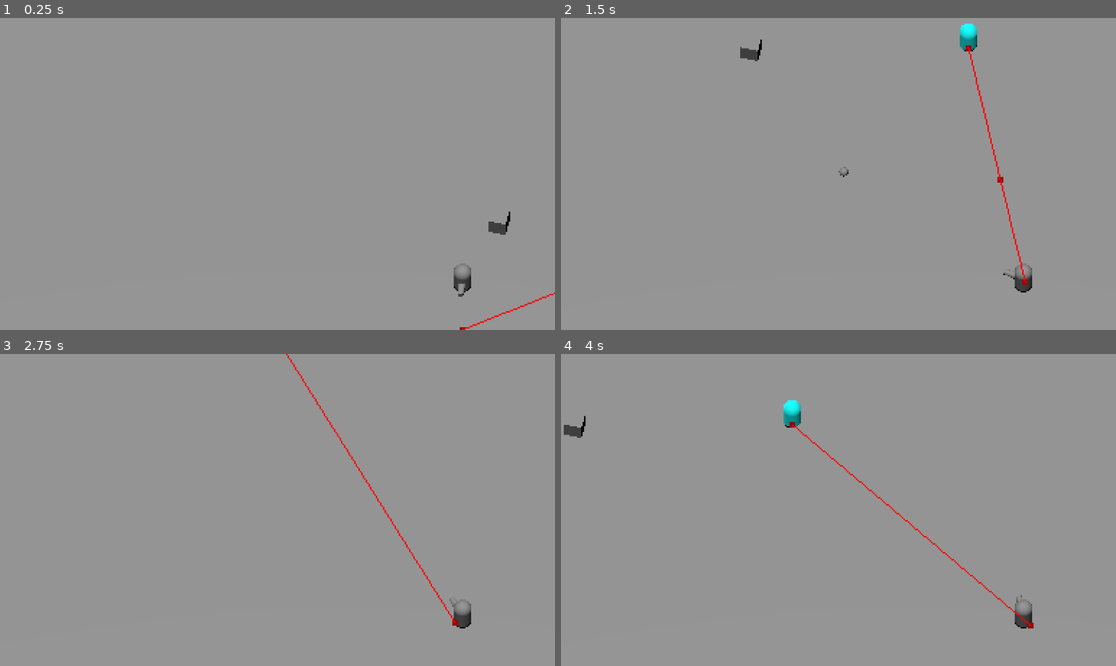
Above: before the commit, frames 1-4 (two rows, left to right).
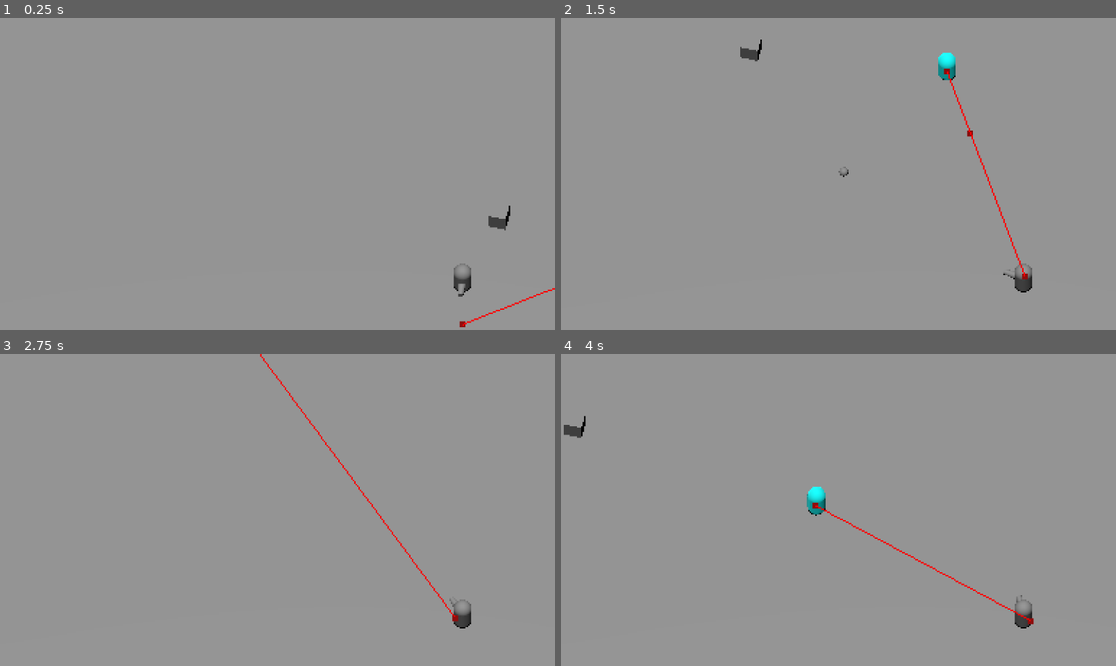
Above: after the commit, the same moments.

Repository: Iussaeus/JameGamePS2024.2
Game: Godot game, scene res://Scenes/TestWorld.tscn
The game is run twice, just before and just after one commit, with the same random seed, the same clock (stepped at 60 frames per second) and the same inputs.
Inputs (mouse positions are in pixels of both pictures, inside the frame that each line leads up to):
- Up to frame 1 (0.25 s): no input
- Up to frame 2 (1.5 s): move the mouse to (960, 158) at 0.52 s; hold D (right) 0.53-1.28 s; hold E (interact) 0.53-1.28 s; move the mouse to (727, 189) at 1.27 s; hold S (backward) from 1.28 s (still down); click (727, 189) at 1.35 s
- Up to frame 3 (2.75 s): move the mouse to (333, 441) at 2.02 s; release S (backward) at 2.03 s; hold D (right) from 2.03 s (still down); tap Space (space) at 2.1 s
- Up to frame 4 (4 s): move the mouse to (810, 572) at 2.77 s; release D (right) at 2.78 s; hold W (forward) 2.78-3.53 s; tap E (interact) at 2.85 s; move the mouse to (1005, 556) at 3.52 s; hold A (left) from 3.53 s (still down); click (1005, 556) at 3.6 s

The runs differ from the first frame. In frame 1, 0.4% of the frame differs, in the area x 82-100%, y 60-100%; in frame 2, 1.0%; in frame 3, 0.6%; in frame 4, 1.0%, in the area x 40-86%, y 14-88%.

Commit message:
super basic pathfinding

Diff:
--- a/Scenes/Enemy.tscn
+++ b/Scenes/Enemy.tscn
@@ -1,6 +1,7 @@
-[gd_scene load_steps=5 format=3 uid="uid://rwbu6ubjvlch"]
+[gd_scene load_steps=6 format=3 uid="uid://rwbu6ubjvlch"]
 
 [ext_resource type="Script" path="res://Scripts/enemy_controller.gd" id="1_se7fd"]
+[ext_resource type="PackedScene" uid="uid://bs5lss2iex8sv" path="res://Scenes/Dummy.tscn" id="2_sfhnl"]
 
 [sub_resource type="StandardMaterial3D" id="StandardMaterial3D_b2hq3"]
 albedo_color = Color(0, 1, 1, 1)
@@ -11,10 +12,12 @@
 [sub_resource type="CapsuleShape3D" id="CapsuleShape3D_mb8m5"]
 
 [node name="Enemy" type="CharacterBody3D"]
+transform = Transform3D(1, 0, 0, 0, 1, 0, 0, 0, 1, 0, 1, 0)
 disable_mode = 2
 collision_layer = 4
 collision_mask = 7
 script = ExtResource("1_se7fd")
+dummy = ExtResource("2_sfhnl")
 
 [node name="MeshInstance3D" type="MeshInstance3D" parent="."]
 mesh = SubResource("CapsuleMesh_3v57p")
@@ -25,6 +28,7 @@
 [node name="NavigationAgent3D" type="NavigationAgent3D" parent="."]
 avoidance_enabled = true
 height = 2.0
+radius = 1.5
 debug_enabled = true
 debug_path_custom_color = Color(1, 0, 1, 1)
 debug_path_custom_point_size = 10.8
--- a/Scenes/TestWorld.tscn
+++ b/Scenes/TestWorld.tscn
@@ -8,12 +8,13 @@
 [ext_resource type="PackedScene" uid="uid://bs5lss2iex8sv" path="res://Scenes/Dummy.tscn" id="4_qvvdx"]
 
 [sub_resource type="NavigationMesh" id="NavigationMesh_r8cni"]
-vertices = PackedVector3Array(-49.5, 0.5, -49.5, -49.5, 0.5, 49.5, 49.5, 0.5, 49.5, 49.5, 0.5, -49.5)
+vertices = PackedVector3Array(-49.5, 1, -49.5, -49.5, 1, 49.5, 49.5, 1, 49.5, 49.5, 1, -49.5)
 polygons = [PackedInt32Array(3, 2, 0), PackedInt32Array(0, 2, 1)]
 agent_height = 2.0
 
 [sub_resource type="PlaneMesh" id="PlaneMesh_no4hk"]
 size = Vector2(100, 100)
+center_offset = Vector3(0, 0.5, 0)
 
 [sub_resource type="BoxShape3D" id="BoxShape3D_7s4rh"]
 size = Vector3(100, 1, 100)
@@ -64,11 +65,11 @@
 transform = Transform3D(1, 0, 0, 0, 0.160674, 0.987008, 0, -0.987008, 0.160674, 0, 66.5205, -3.52873)
 
 [node name="Box" parent="SubViewportContainer/SubViewport" instance=ExtResource("3_x2yjo")]
-transform = Transform3D(1, 0, 0, 0, 1, 0, 0, 0, 1, 2.66265, 2.09465, 13.0976)
+transform = Transform3D(1, 0, 0, 0, 1, 0, 0, 0, 1, 2.66265, 2.59623, 13.0976)
 
 [node name="Dummy" parent="SubViewportContainer/SubViewport" instance=ExtResource("4_qvvdx")]
 transform = Transform3D(1, 0, 0, 0, 1, 0, 0, 0, 1, 0, 4.38, 0)
 
 [node name="Enemy" parent="SubViewportContainer/SubViewport" instance=ExtResource("2_4lv5d")]
-transform = Transform3D(1, 0, 0, 0, 1, 0, 0, 0, 1, 14.1982, 0.950208, 9.90142)
-movement_speed = 1.0
+transform = Transform3D(1, 0, 0, 0, 1, 0, 0, 0, 1, 14.1982, 2.03313, 9.90142)
+movement_speed = 2.0
--- a/Scripts/enemy_controller.gd
+++ b/Scripts/enemy_controller.gd
@@ -2,13 +2,15 @@
 
 
 @export var movement_speed: float = 20
+@export var dummy: PackedScene
+
 @onready var navigation_agent: NavigationAgent3D = get_node("NavigationAgent3D")
+
 
 func _ready() -> void:
 	set_physics_process(false)
 	call_deferred("set_map")
 
-	set_movement_target(Global.player.global_position)
 	navigation_agent.velocity_computed.connect(_on_velocity_computed)
 
 
@@ -16,8 +18,10 @@
 func _physics_process(_delta: float) -> void:
 
 	var next_path_position: Vector3 = navigation_agent.get_next_path_position()
-	var new_velocity: Vector3 = global_position.direction_to(next_path_position) * movement_speed
-	print("next_point %v, velocity %v" % [next_path_position, new_velocity])
+	var new_velocity := global_position.direction_to(next_path_position) * movement_speed
+
+	# print("next_point %v, velocity %v" % [next_path_position, new_velocity])
+
 	if navigation_agent.avoidance_enabled:
 		navigation_agent.set_velocity(new_velocity)
 	else:
@@ -33,6 +37,6 @@
 
 
 func _on_velocity_computed(safe_velocity: Vector3) -> void:
-	set_movement_target(Global.player.position)
+	set_movement_target(Global.player.global_position)
 	velocity = safe_velocity
 	move_and_slide()
